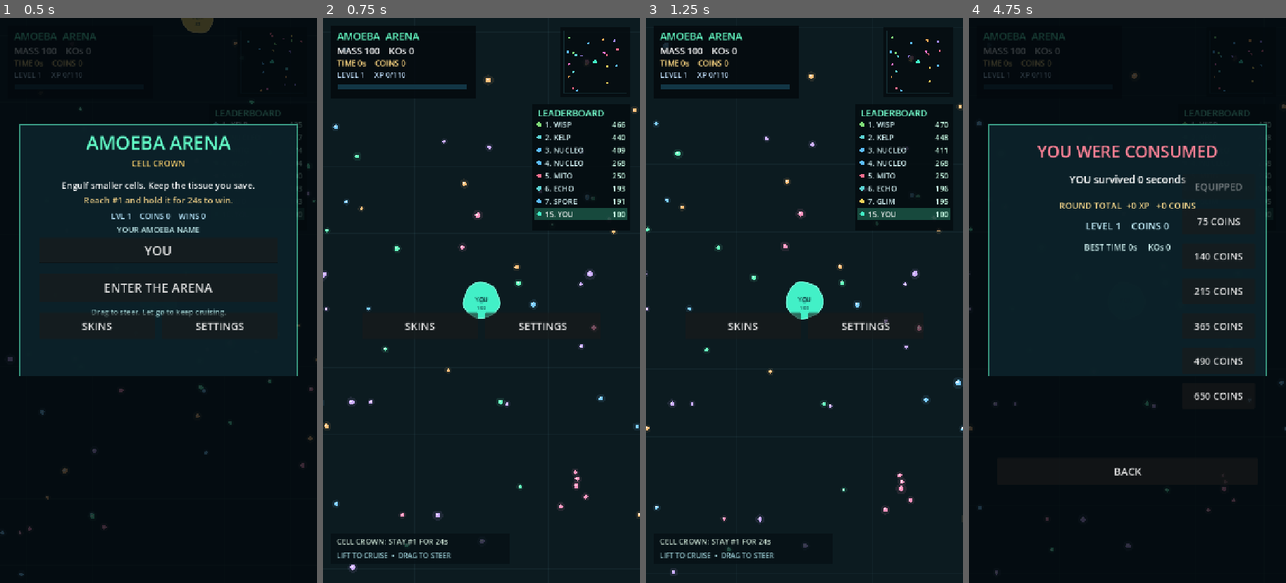
Above: before the commit, frames 1-4 (left to right).
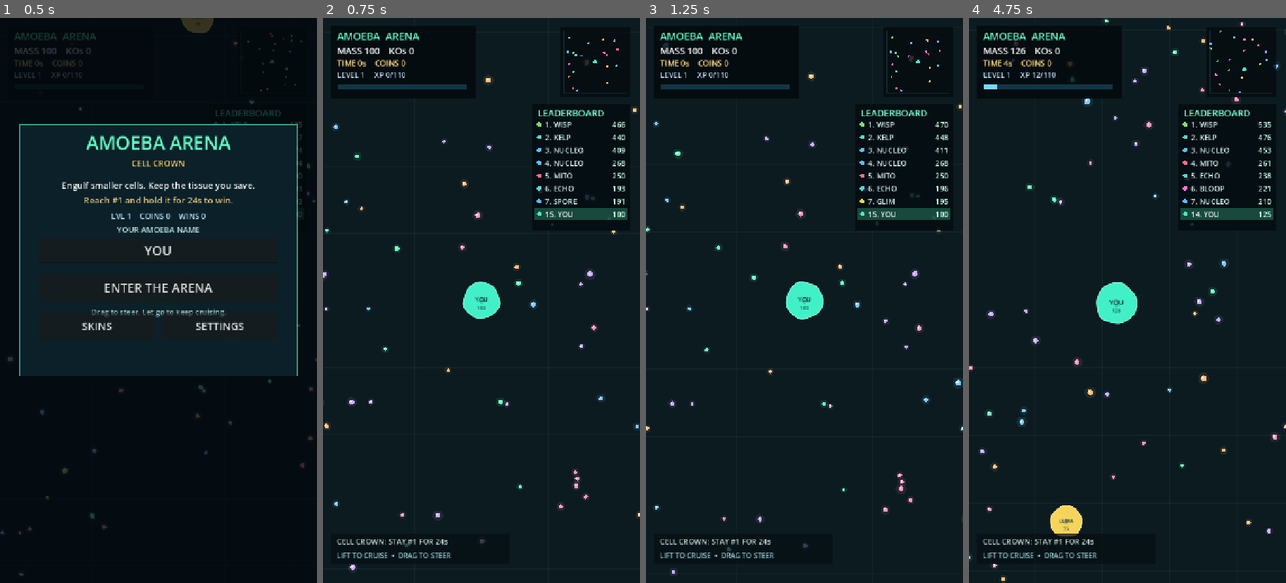
Above: after the commit, the same moments.

Repository: 16amattice/amoeba-arena
Game: Godot game, scene res://scenes/main.tscn
Two runs of this game, one before a commit and one after it. Both use one fixed random seed, a clock stepped at 60 frames per second and the inputs below.
Inputs (mouse positions are in pixels of both pictures, inside the frame that each line leads up to):
- Up to frame 1 (0.5 s): no input
- Up to frame 2 (0.75 s): click "ENTER THE ARENA" at 0.5 s
- Up to frame 3 (1.25 s): no input
- Up to frame 4 (4.75 s): click (1067, 328) at 1.25 s, where only the run before the commit has a clickable "SKINS"; move the mouse to (1197, 272) at 2.02 s; hold D 2.03-2.75 s; click (1197, 272) at 2.17 s; drag from (1064, 328) to (1111, 413) at 2.77 s; move the mouse to (1159, 176) at 3.52 s; hold D 3.53-4.25 s; drag from (1111, 413) to (1032, 215) at 4.27 s

Frame 1 is identical in both runs. In frame 2, 0.3% of the frame differs, in the area x 25-87%, y 52-56%; in frame 3, 0.3%; in frame 4, 9.9%, in the area x 0-100%, y 0-100%.

Commit message:
Make level perks functional and connect gameplay sound/haptic events

Diff:
--- a/scripts/game.gd
+++ b/scripts/game.gd
@@ -329,6 +329,7 @@
 		name_entry.release_focus()
 	if start_button != null:
 		start_button.visible = false
+	_layout_menu_controls()
 	DisplayServer.virtual_keyboard_hide()
 
 
@@ -656,9 +657,13 @@
 		for cell in cells:
 			if not cell["alive"]:
 				continue
-			var radius: float = _cell_radius(cell) * 0.83 + PICKUP_RADIUS + float(morsel["radius"])
+			var bonus := _pickup_bonus() if cell["human"] else 0.0
+			var radius: float = _cell_radius(cell) * 0.83 + PICKUP_RADIUS + bonus + float(morsel["radius"])
 			if cell["pos"].distance_squared_to(morsel["pos"]) < radius * radius:
-				CellGeometry.grow(cell, float(morsel["mass"]))
+				var nutrients := float(morsel["mass"]) * (1.0 + _food_bonus() if cell["human"] else 1.0)
+				CellGeometry.grow(cell, nutrients)
+				if cell["human"]:
+					_play_sfx("pellet")
 				if cell["human"]:
 					cell["food_count"] += 1
 					pellet_tick += 1
@@ -704,6 +709,8 @@
 			CellGeometry.grow(eater, taken * 0.88)
 			victim["impact"] = 1.0
 			eater["impact"] = maxf(float(eater["impact"]), 0.45)
+			if eater["human"] or victim["human"]:
+				_play_sfx("bite")
 			var position: Vector2 = result["position"]
 			_spawn_bite_droplets(position, victim["color"])
 			if victim["human"]:
@@ -718,6 +725,7 @@
 				if eater["human"]:
 					takedowns += 1
 					_award(32, 16)
+					_vibrate(55)
 
 
 func _spawn_bite_droplets(position: Vector2, color: Color) -> void:
@@ -979,6 +987,8 @@
 	while experience >= _experience_needed():
 		experience -= _experience_needed()
 		level += 1
+		_play_sfx("level")
+		_vibrate(75)
 		var level_bonus := 10 + level * 4
 		coins += level_bonus
 		round_coins += level_bonus
@@ -1021,6 +1031,8 @@
 	if mode != "playing":
 		return
 	mode = "won" if was_victory else "dead"
+	_play_sfx("win" if was_victory else "lose")
+	_vibrate(140 if was_victory else 65)
 	best_survival = maxi(best_survival, int(survival_time))
 	_save_record()
 	_save_profile()
